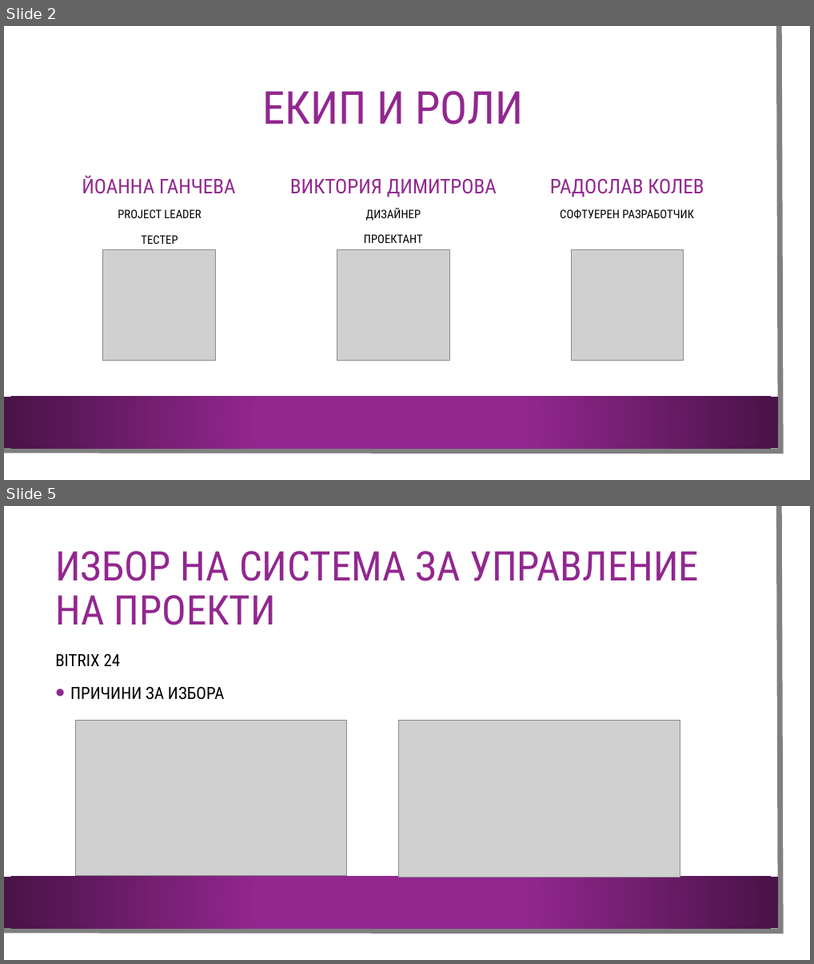
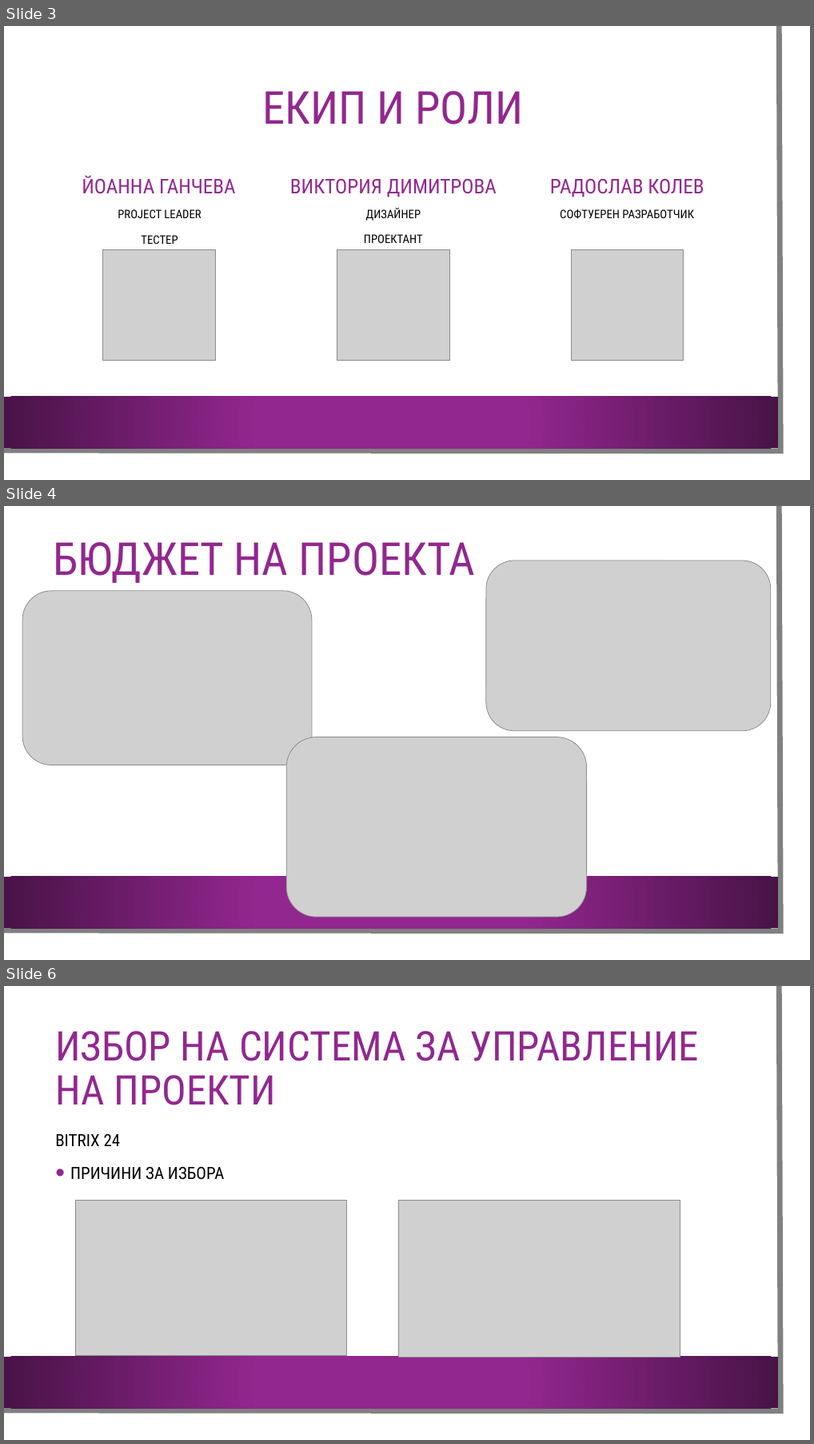
Before and after one commit to RadoslavKolev/DreamMovie, a slide deck: Документация/Презентация - Dream Movie.pptx. Shown one above the other, each under a label of ours: slides 2 and 5 before the commit, slides 3, 4 and 6 after it; the slides between them are not shown. The pictures are 814x964 and 814x1444 pixels, drawn with LibreOffice and Linux fonts; fonts in the diff are those of the drawing; grey boxes stand for pictures; background and template pictures are left out. Boxes give left, top, right and bottom in pixels: in the first picture for what was removed or moved away, otherwise in the second. Text is boxed around its words. In the diff, an @@ line names an element or a change of style, - is before the commit and + after.

```diff
--- a/Документация/Презентация - Dream Movie.pptx
+++ b/Документация/Презентация - Dream Movie.pptx
@@ slide 4 added at (4,506,810,960), background picture (left out); not listed: 3 template elements that a slide beside it also shows @@
@@ title added at (53,542,476,583), 54 pt, text #92278F @@
+БЮДЖЕТ НА ПРОЕКТА
@@ picture added at (486,560,771,731) @@
@@ picture added at (22,591,312,765) @@
@@ picture added at (286,737,587,916) @@
@@ what was slide 2 is now slide 3 @@
@@ what was slide 5 is now slide 6 @@
```
Also in this commit, not shown: 5 slides changed, 1 other slide added.
